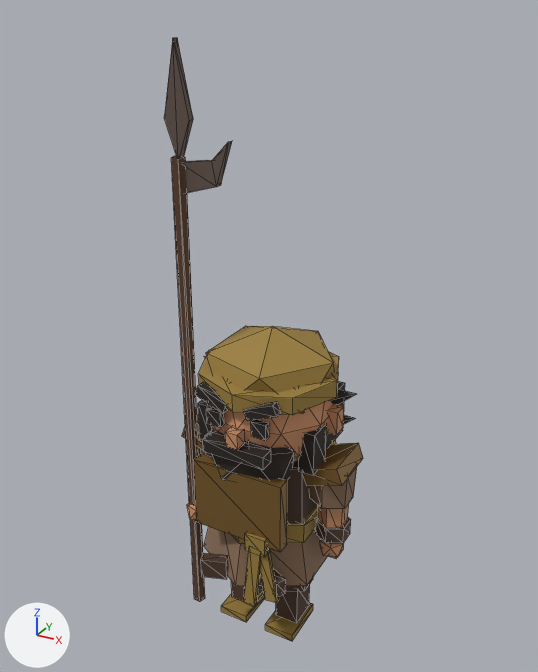
A saved change to the glTF model godot3d/assets/models/elite_zhangliang.glb.
Rendered twice from a 50 mm lens placed at (1.44, -2.63, 2.85), pointed at (-0.05, 0.08, 1.5). The axes (+X, +Y, +Z) are drawn at lower left. The lights are the same throughout. The picture after the commit comes second. Mesh edges are drawn as thin lines. Vertices at exactly the same position are counted once.

Script lines for the objects in view, before the commit:
```python
me_cube = bpy.data.meshes.new('Cube')
me_cube.from_pydata(...)  # 516 vertices, 824 faces; spans x -0.42..0.42, y -0.34..0.44, z 0.0..2.75
me_cube.materials.append(mat_mustard)  # yellow #9b7f3c
me_cube.materials.append(mat_dkbrown)  # brown #4d372a
me_cube.materials.append(mat_ltbrown)  # brown #8b6e57
me_cube.materials.append(mat_skin)  # orange #ca8f68
me_cube.materials.append(mat_wood)  # brown #593c28
me_cube.materials.append(mat_iron)  # brown #6e5e55
me_cube.materials.append(mat_bronze)  # brown #8b6a37
me_cube.materials.append(mat_cape)  # yellow #caa237
me_cube.materials.append(mat_hair)  # black #251c18
ob_yellow_turban_mesh = bpy.data.objects.new('yellow_turban_mesh', me_cube)
ob_yellow_turban_mesh.location = (0.0, 0.0, 0.0)
```
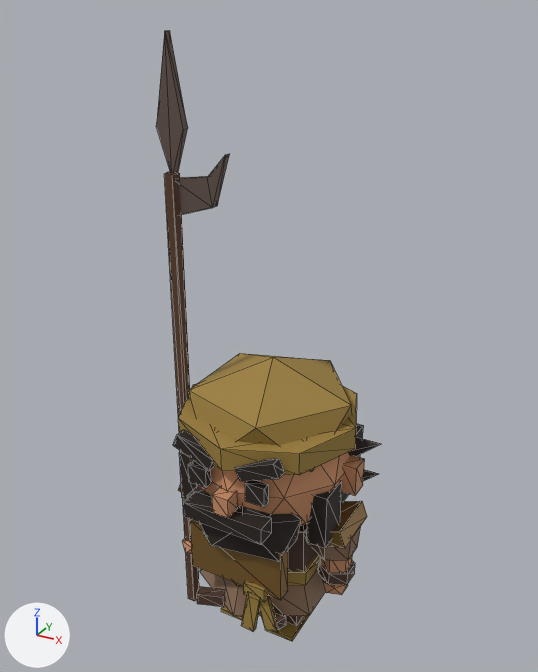
What differs and where, as boxes (x1, y1, x2, y2) in the pictures (538 x 672 px; the box of a moved part takes in the faces that stretch with it):
'yellow_turban_mesh', reshaped (12% wider)
    before: (164, 37, 363, 641)
    after: (157, 30, 380, 641)
part 1 of me_cube, moved or reshaped
    before: (232, 505, 318, 544)
    after: (234, 553, 320, 587)
part 2 of me_cube, moved or reshaped
    before: (245, 532, 271, 558)
    after: (244, 581, 267, 602)
part 3 of me_cube, moved or reshaped
    before: (243, 552, 261, 607)
    after: (242, 596, 260, 632)
part 4 of me_cube, moved or reshaped
    before: (260, 548, 279, 603)
    after: (259, 595, 279, 633)
part 5 of me_cube, moved or reshaped
    before: (206, 326, 334, 414)
    after: (188, 353, 352, 472)
part 6 of me_cube, moved or reshaped
    before: (198, 351, 339, 415)
    after: (179, 383, 357, 475)
part 7 of me_cube, moved or reshaped (not visible afterwards)
    before: (231, 581, 263, 601)
part 8 of me_cube, moved or reshaped (mostly hidden afterwards)
    before: (276, 584, 310, 623)
    after: (286, 616, 303, 626)
part 9 of me_cube, moved or reshaped (not visible afterwards)
    before: (285, 578, 313, 592)
part 10 of me_cube, moved or reshaped
    before: (201, 553, 227, 579)
    after: (197, 586, 225, 607)
part 11 of me_cube, moved or reshaped
    before: (273, 568, 286, 598)
    after: (273, 604, 286, 630)
part 12 of me_cube, moved or reshaped
    before: (287, 460, 317, 523)
    after: (288, 524, 317, 571)
part 13 of me_cube, moved or reshaped
    before: (316, 517, 351, 544)
    after: (319, 561, 355, 585)
part 14 of me_cube, moved or reshaped
    before: (204, 527, 328, 586)
    after: (200, 568, 326, 617)
part 15 of me_cube, moved or reshaped
    before: (310, 467, 357, 509)
    after: (312, 526, 361, 561)
part 16 of me_cube, moved or reshaped
    before: (318, 504, 349, 528)
    after: (320, 554, 353, 573)
part 17 of me_cube, moved or reshaped
    before: (164, 37, 363, 640)
    after: (157, 30, 380, 640)

Patch to the scene script:
```diff
--- a/godot3d/assets/models/elite_zhangliang.glb.py
+++ b/godot3d/assets/models/elite_zhangliang.glb.py
@@ me_cube @@
 # used by ob_yellow_turban_mesh; location = (0.0, 0.0, 0.0)
-me_cube.from_pydata(...)  # 516 vertices, 824 faces; spans x -0.42..0.42, y -0.34..0.44, z 0.0..2.75
+me_cube.from_pydata(...)  # 516 vertices, 824 faces; spans x -0.51..0.51, y -0.44..0.55, z 0.0..2.78
+# me_cube part 1: the loose piece of 12 vertices spanning x -0.26..0.26, y -0.3..0.3, z 0.62..0.72 is scaled about its middle by (1.08, 1.08, 0.75), then moved by (0.0, 0.0, -0.24)
+# me_cube part 2: the loose piece of 8 vertices spanning x 0.05..0.15, y -0.33..-0.25, z 0.63..0.72 is scaled about its middle by (1.08, 1.08, 0.75), then moved by (0.01, -0.02, -0.24)
+# me_cube part 3: the loose piece of 8 vertices spanning x 0.03..0.13, y -0.32..-0.3, z 0.31..0.65 is scaled about its middle by (1.08, 1.08, 0.666), then moved by (0.01, -0.02, -0.18)
+# me_cube part 4: the loose piece of 8 vertices spanning x 0.1..0.2, y -0.31..-0.29, z 0.37..0.65 is scaled about its middle by (1.08, 1.08, 0.68), then moved by (0.01, -0.02, -0.19)
+# me_cube part 5: the loose piece of 12 vertices spanning x -0.29..0.29, y -0.26..0.3, z 1.18..1.58 is scaled about its middle by 1.3, then moved by (0.0, 0.01, -0.21)
+# me_cube part 6: the loose piece of 16 vertices spanning x -0.32..0.32, y -0.33..0.33, z 1.32..1.4 is scaled about its middle by 1.3, then moved by (0.0, 0.0, -0.22)
+# me_cube part 7: the loose piece of 8 vertices spanning x -0.19..-0.07, y -0.07..0.07, z 0.04..0.26 is scaled about the mesh origin by (1, 1, 0.6)
+# me_cube part 8: the loose piece of 8 vertices spanning x 0.07..0.19, y -0.07..0.07, z 0.04..0.26 is scaled about the mesh origin by (1, 1, 0.6)
+# me_cube part 9: the loose piece of 12 vertices spanning x 0.01..0.25, y -0.14..0.14, z 0.24..0.52 is scaled about the mesh origin by (1, 1, 0.611)
+# me_cube part 10: the loose piece of 8 vertices spanning x -0.2..-0.08, y -0.33..-0.25, z 0.38..0.48 is scaled about the mesh origin by (1.08, 1.08, 0.6)
+# me_cube part 11: the loose piece of 8 vertices spanning x 0.11..0.23, y -0.31..-0.23, z 0.41..0.49 is scaled about the mesh origin by (1.08, 1.08, 0.6)
+# me_cube part 12: the loose piece of 12 vertices spanning x -0.24..0.24, y -0.28..0.28, z 0.64..1.0 is scaled about its middle by (1.08, 1.08, 0.75), then moved by (0.0, 0.0, -0.28)
+# me_cube part 13: the loose piece of 12 vertices spanning x 0.27..0.4, y -0.08..0.08, z 0.6..0.68 is scaled about its middle by (1.08, 1.08, 0.75), then moved by (0.03, 0.0, -0.24)
+# me_cube part 14: the loose piece of 12 vertices spanning x -0.29..0.29, y -0.33..0.33, z 0.4..0.7 is scaled about its middle by (1.08, 1.08, 0.7), then moved by (0.0, 0.0, -0.2)
+# me_cube part 15: the loose piece of 12 vertices spanning x 0.22..0.42, y -0.11..0.11, z 0.8..0.98 is scaled about its middle by (1.08, 1.08, 0.75), then moved by (0.03, 0.0, -0.3)
+# me_cube part 16: the loose piece of 12 vertices spanning x 0.27..0.39, y -0.07..0.08, z 0.62..0.82 is scaled about its middle by (1.08, 1.08, 0.75), then moved by (0.03, 0.0, -0.26)
+# me_cube part 17: 264 of 516 vertices moved; they spanned x -0.42..0.42, y -0.34..0.35, z 0.0..2.75 and now span x -0.51..0.51, y -0.44..0.38, z 0.0..2.78; mean shift (0.0, -0.02, -0.23); largest move (-0.3, -0.15, 1.0) -> (-0.38, -0.19, 0.68)
+# other edits to the shape of me_cube do not show in these pictures
 me_cube.materials.append(mat_mustard)
```
